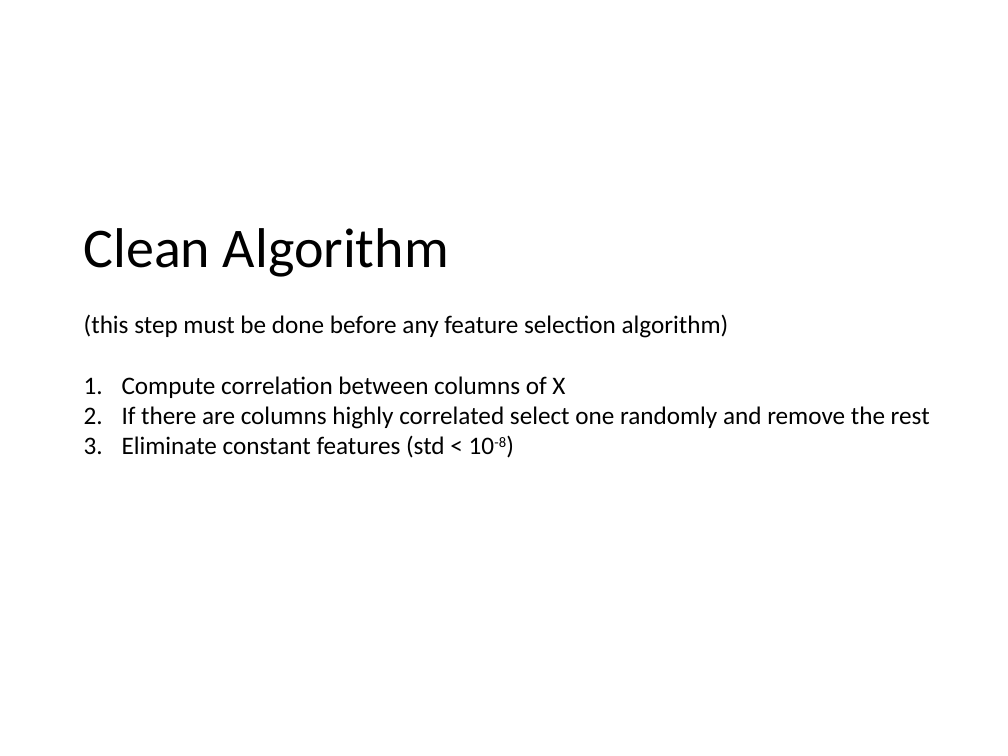
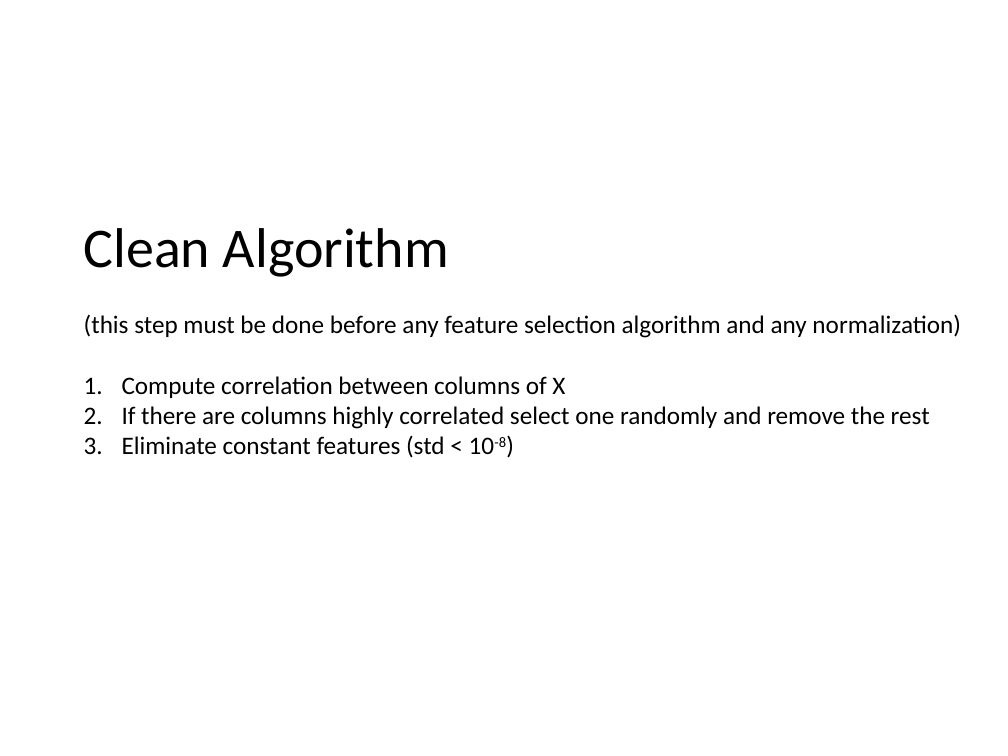
Before and after one commit to domingomery/patrones, a slide deck: slide 3 of clases/Cap03_Seleccion_de_Caracteristicas/presentations/PAT03_Clean.pptx. Drawn at 1008x756 pixels with LibreOffice and Linux fonts; fonts in the diff are those of the drawing. Boxes give left, top, right and bottom in pixels: in the first picture for what was removed or moved away, otherwise in the second. Text is boxed around its words. In the diff, an @@ line names an element or a change of style, - is before the commit and + after.

```diff
--- a/clases/Cap03_Seleccion_de_Caracteristicas/presentations/PAT03_Clean.pptx
+++ b/clases/Cap03_Seleccion_de_Caracteristicas/presentations/PAT03_Clean.pptx
@@ text at [84, 314, 961, 338]: text changed @@
-(this step must be done before any feature selection algorithm)
+(this step must be done before any feature selection algorithm and any normalization)
```
Also in this commit, not shown: 6 other files.
